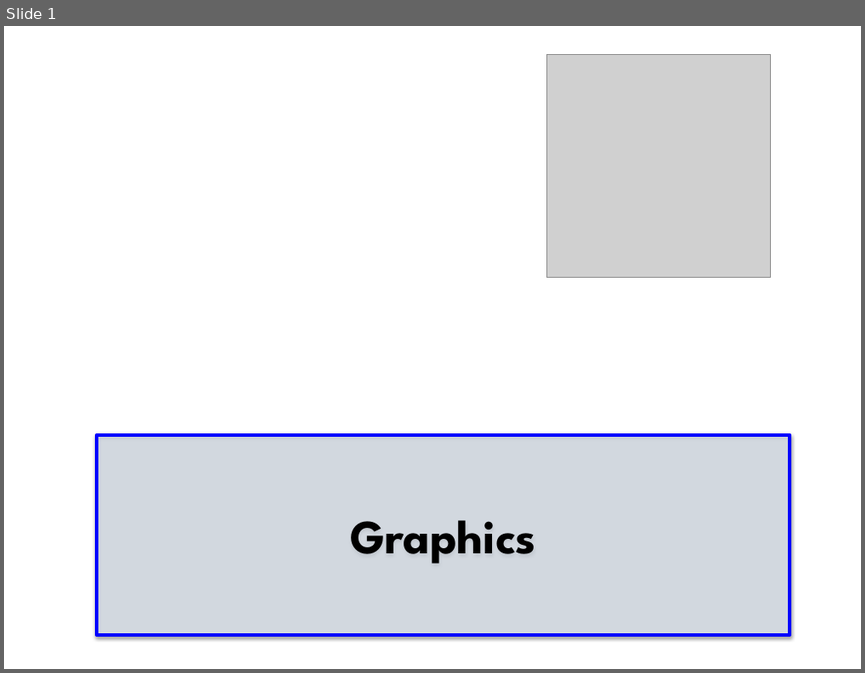
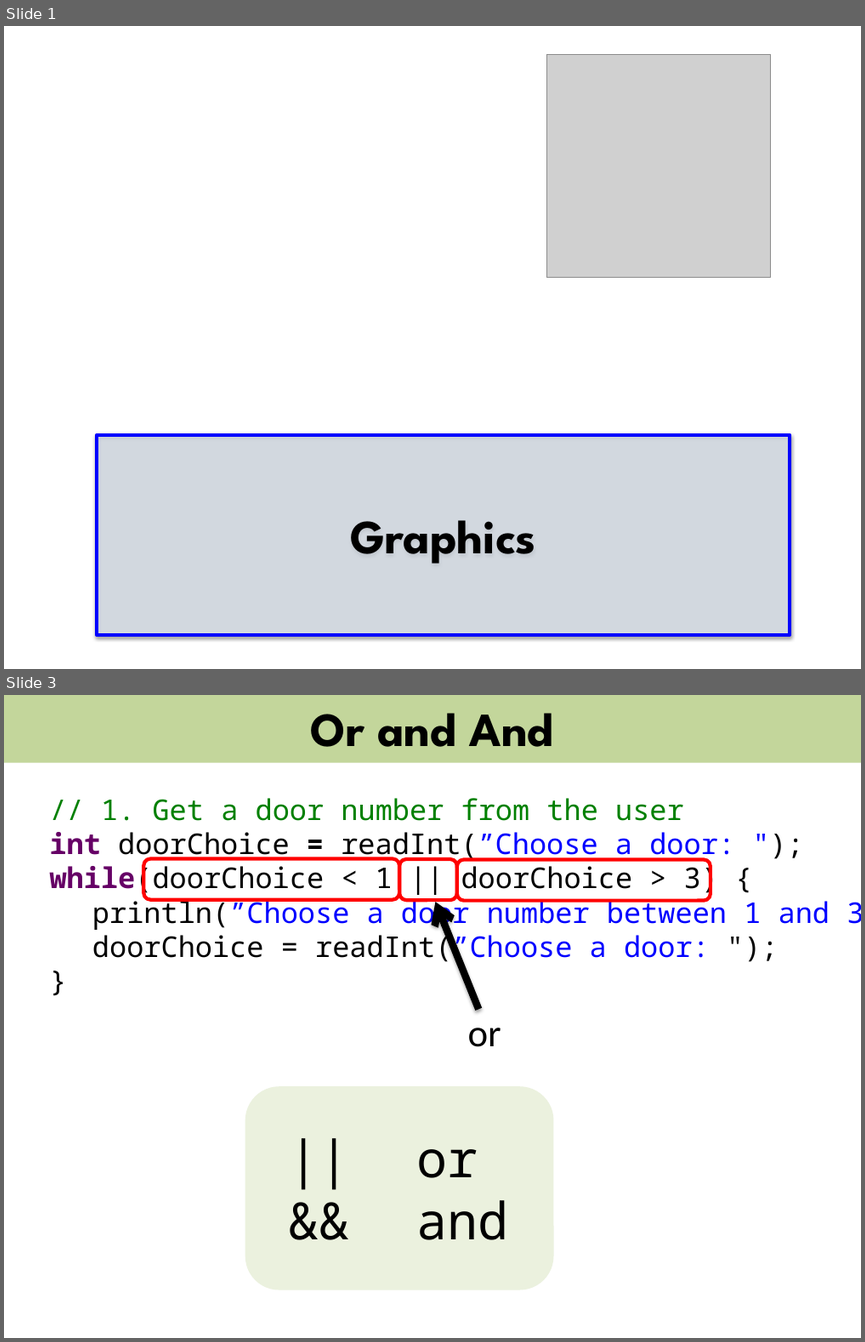
Before and after one commit to brycecr/csbridge2017, a slide deck: slides/Graphics.pptx. Shown one above the other, each under a label of ours: slide 1 before the commit, slides 1 and 3 after it; the slides between them are not shown. The pictures are 865x673 and 865x1342 pixels, drawn with LibreOffice and Linux fonts; fonts in the diff are those of the drawing; grey boxes stand for pictures; background and template pictures are left out. Boxes give left, top, right and bottom in pixels: in the first picture for what was removed or moved away, otherwise in the second. Text is boxed around its words. In the diff, an @@ line names an element or a change of style, - is before the commit and + after.

```diff
--- a/slides/Graphics.pptx
+++ b/slides/Graphics.pptx
@@ slide 3 added at bbox=[4, 695, 861, 1338], background #FFFFFF @@
@@ rectangle added at bbox=[4, 695, 861, 763], fill #C3D69B, 40 pt, text #000000, bold @@
+Or and And
@@ text added at bbox=[50, 798, 861, 965], 24 pt, text #000000 @@
+// 1. Get a door number from the user
+int doorChoice = readInt(”Choose a door: ");
+while(doorChoice < 1 || doorChoice > 3) {
+println(”Choose a door number between 1 and 3");
+doorChoice = readInt(”Choose a door: ");
+}
@@ rounded rectangle added at bbox=[143, 859, 399, 900], outline #FF0000 3 pt @@
@@ rounded rectangle added at bbox=[399, 860, 456, 901], outline #FF0000 3 pt @@
@@ rounded rectangle added at bbox=[457, 860, 711, 901], outline #FF0000 3 pt @@
@@ arrow added from (478, 1009) to (435, 902), #000000 6 pt @@
@@ text added at bbox=[468, 1027, 501, 1047], 32 pt, text #000000 @@
+or
@@ rounded rectangle added at bbox=[245, 1087, 554, 1290], fill #EBF1DE @@
@@ text added at bbox=[417, 1149, 509, 1240], 43 pt, text #000000 @@
+|| or
+&& and
```
Also in this commit, not shown: 4 other slides added, 4 slides removed.
